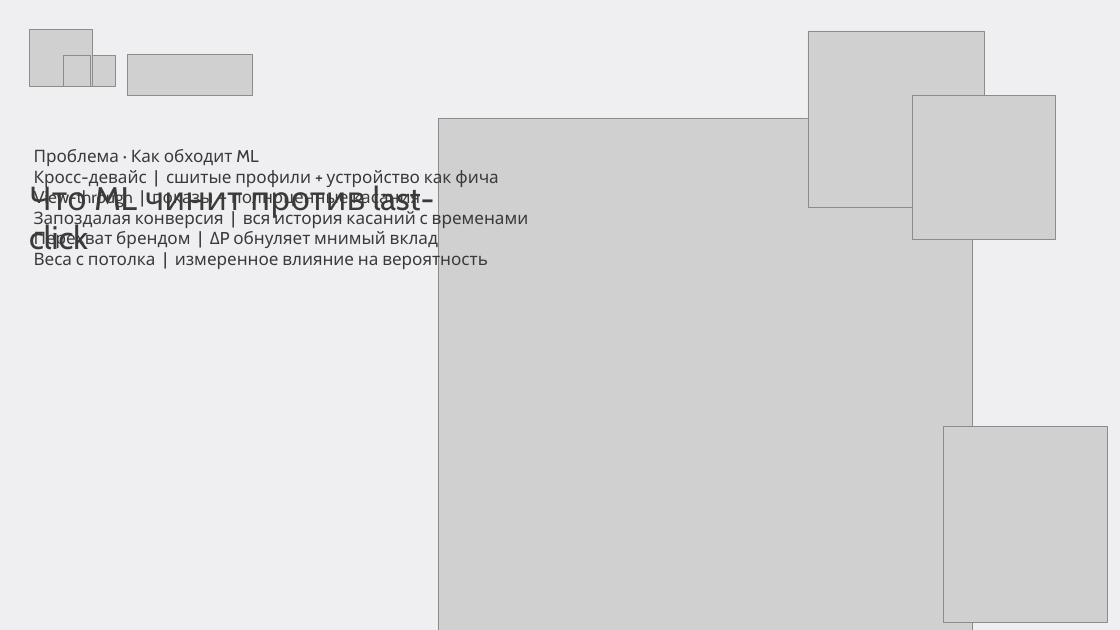
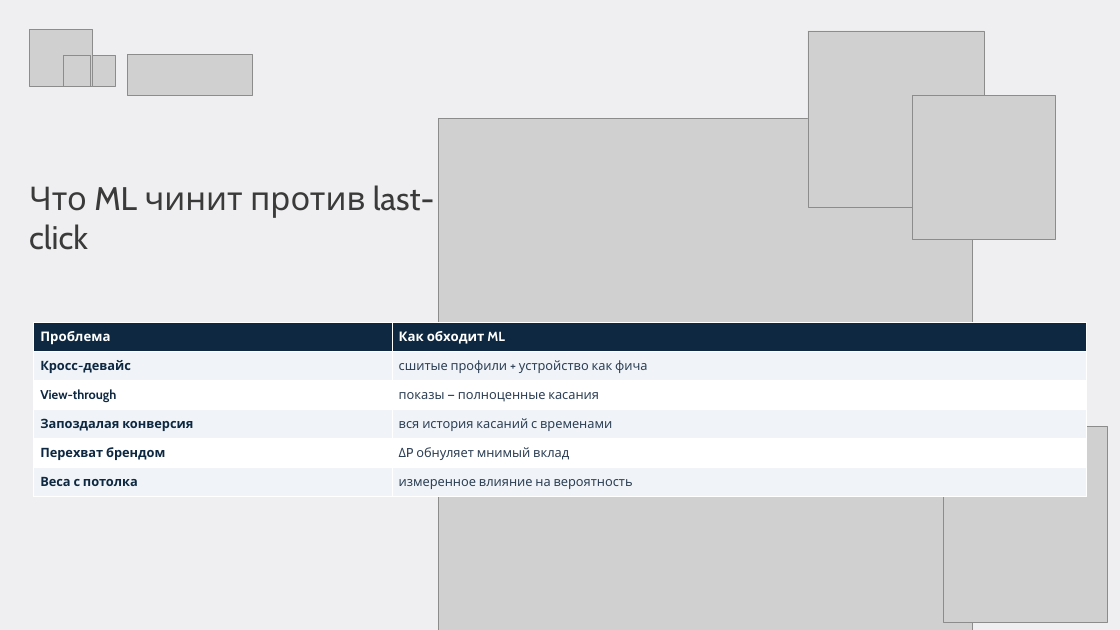
Before and after one commit to gavnukkk97/analytics-lectures, a slide deck: slide 50 of Драфт/маркетинговая-аналитика/presentations/Лекция 03 — Каналы и атрибуция (модули 3–4).pptx (slide 28 before the commit). Drawn at 1120x630 pixels with LibreOffice and Linux fonts; fonts in the diff are those of the drawing; grey boxes stand for pictures; background and template pictures are left out. Boxes give left, top, right and bottom in pixels: in the first picture for what was removed or moved away, otherwise in the second. Text is boxed around its words. In the diff, an @@ line names an element or a change of style, - is before the commit and + after.

```diff
--- a/Драфт/маркетинговая-аналитика/presentations/Лекция 03 — Каналы и атрибуция (модули 3–4).pptx
+++ b/Драфт/маркетинговая-аналитика/presentations/Лекция 03 — Каналы и атрибуция (модули 3–4).pptx
@@ text removed at <box>34,149,529,270</box> @@
-Проблема · Как обходит ML
-Кросс-девайс | сшитые профили + устройство как фича
-View-through | показы — полноценные касания
-Запоздалая конверсия | вся история касаний с временами
-Перехват брендом | ΔP обнуляет мнимый вклад
-Веса с потолка | измеренное влияние на вероятность
@@ table added at <box>34,322,1086,497</box>, 6 rows, 2 columns @@
+Проблема | Как обходит ML
+Кросс-девайс | сшитые профили + устройство как фича
+View-through | показы — полноценные касания
+Запоздалая конверсия | вся история касаний с временами
+Перехват брендом | ΔP обнуляет мнимый вклад
+Веса с потолка | измеренное влияние на вероятность
```
Also in this commit, not shown: 24 other slides changed, 33 slides added, 10 slides removed, 24 other files.
